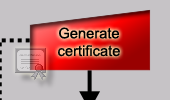
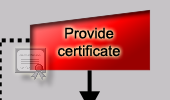
Before/after of a 170 × 100 layered artwork. What changed in the layer stack:
renamed "Generate certificate" to "Provide certificate", painted on it over [58, 27, 120, 43]
